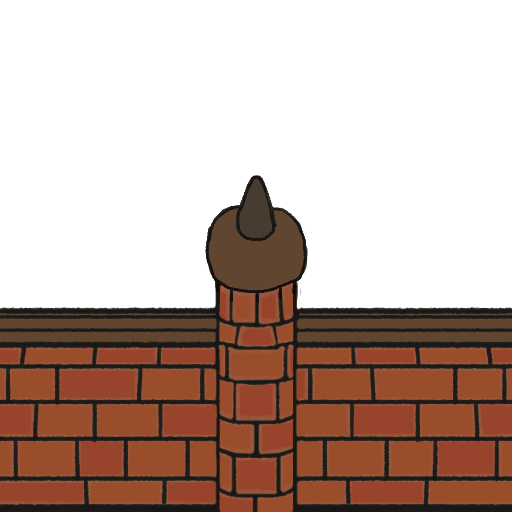
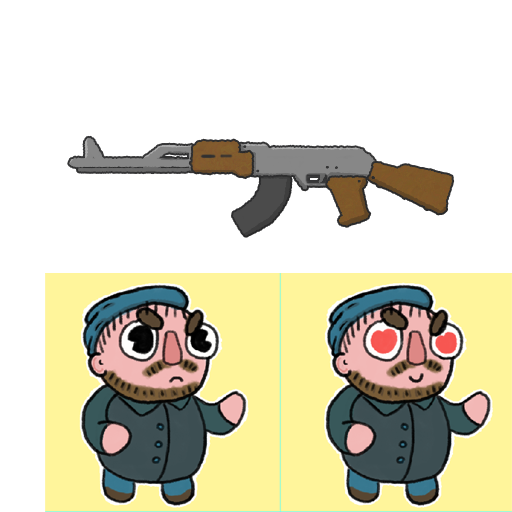
Comparing the layer stacks of the two 512 x 512 images. Changes:
added layer "Laag 23" (28%) above "Gun" over bbox(77, 142, 452, 239)
added group "Gun" with 9 layers above "Laag 17" over bbox(0, 135, 512, 512)
added layer "Laag 24" in group "Gun" over bbox(243, 145, 375, 183)
added layer "Hout" in group "Gun" over bbox(190, 140, 453, 226)
added layer "Laag 25" (33%) in group "Gun" over bbox(67, 135, 384, 215)
added layer "Kleurenvulling 1" in group "Gun" over bbox(0, 135, 512, 512)
added layer "Ijzer" in group "Gun" over bbox(69, 137, 376, 190)
added layer "Kleurenvulling 2" in group "Gun" over bbox(0, 135, 512, 512)
added layer "Mag" in group "Gun" over bbox(233, 167, 291, 236)
added layer "Laag 17" above "Ref" over bbox(45, 161, 512, 512)
hid group "Fence" (2nd of 2) (7 layers) over bbox(0, 175, 512, 512)
added layer "Laag 19" above "Boom1" over bbox(0, 135, 512, 512)
